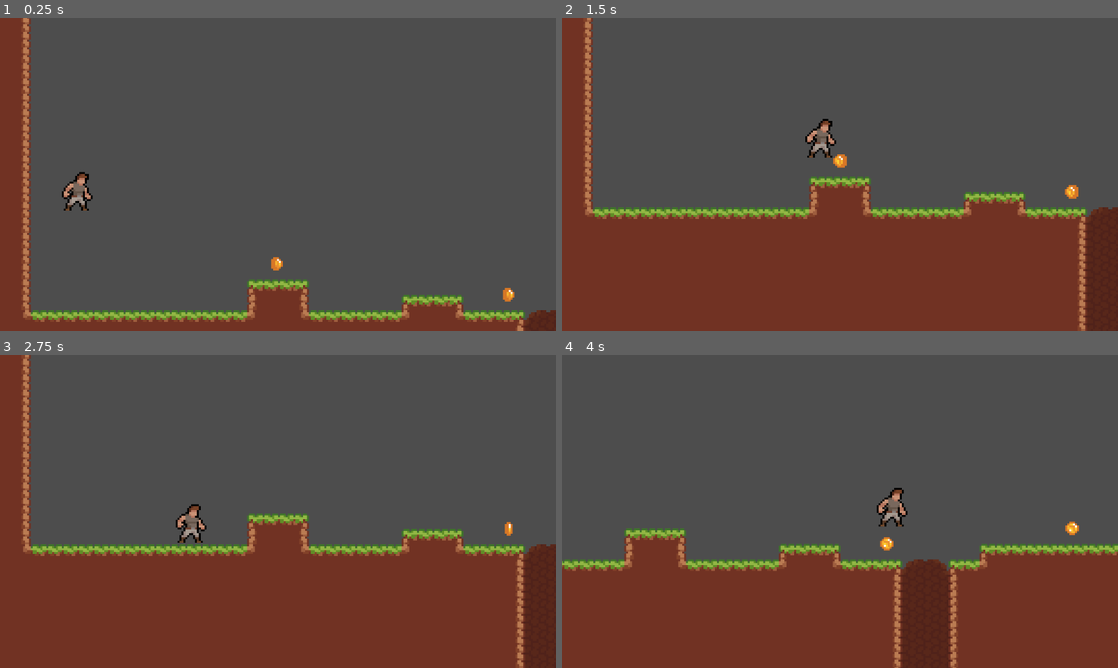
Above: before the commit, frames 1-4 (two rows, left to right).
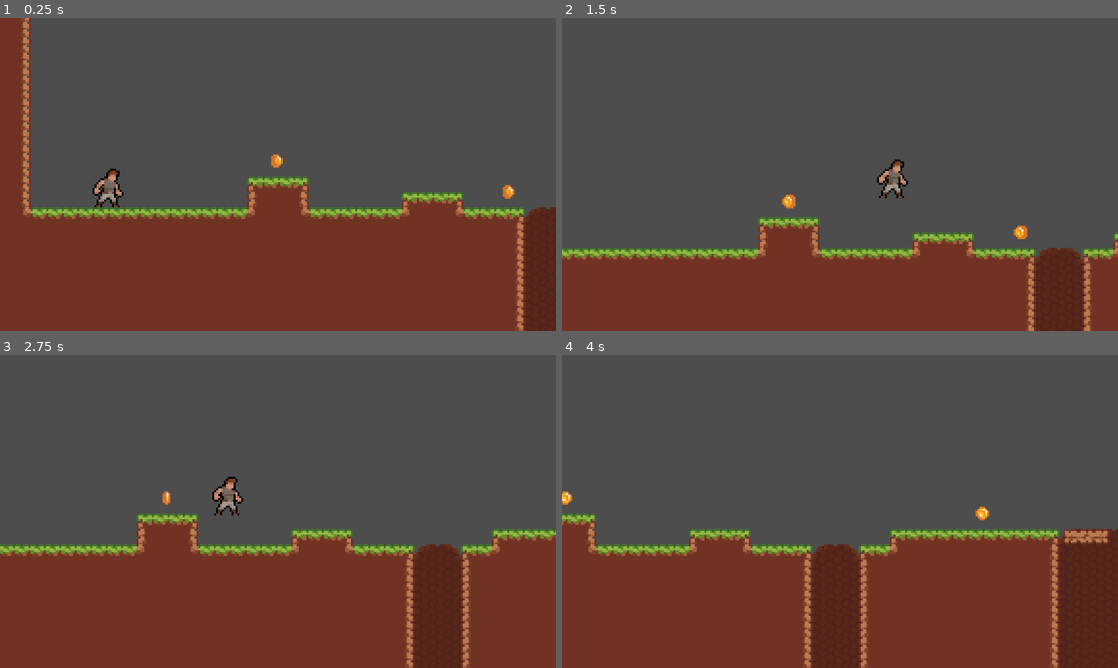
Above: after the commit, the same moments.

Repository: AashaStudios/ProjectRun
Game: Godot game, scene res://scenes/game.tscn
Same seed, same stepped clock (60 frames per second), same inputs: the game is played once before the commit and once after it.
Inputs:
- Up to frame 1 (0.25 s): no input
- Up to frame 2 (1.5 s): hold Space (jump) 0.53-1.28 s; hold Right (right) from 0.53 s (still down); tap Space (jump) at 1.35 s
- Up to frame 3 (2.75 s): tap Space (jump) at 1.52, 1.82 s; release Right (right) at 2.03 s; hold Left (left) from 2.03 s (still down); hold Space (jump) from 2.03 s (still down)
- Up to frame 4 (4 s): release Left (left) at 2.78 s; release Space (jump) at 2.78 s; hold Right (right) from 2.78 s (still down); tap Space (jump) at 2.85, 3.02, 3.32 s; hold Space (jump) from 3.53 s (still down)

The runs differ from the first frame. In frame 1, 36% of the frame differs, in the area x 4-100%, y 0-100%; in frame 2, 24%; in frame 3, 16%; in frame 4, 21%.

Commit message:
Game Fix #1 is Done!

Diff:
--- a/scenes/game.tscn
+++ b/scenes/game.tscn
@@ -7,23 +7,6 @@
 [ext_resource type="PackedScene" uid="uid://ck0dcfwu3s0te" path="res://scenes/coin.tscn" id="5_u5sy4"]
 [ext_resource type="PackedScene" uid="uid://dv3mmfopjff0e" path="res://scenes/gem.tscn" id="6_gee14"]
 [ext_resource type="PackedScene" uid="uid://b7ypjsywhnjqg" path="res://scenes/killzone.tscn" id="6_p57ef"]
-
-[sub_resource type="Animation" id="Animation_iywne"]
-resource_name = "move"
-length = 1.75
-loop_mode = 2
-tracks/0/type = "value"
-tracks/0/imported = false
-tracks/0/enabled = true
-tracks/0/path = NodePath(".:position")
-tracks/0/interp = 1
-tracks/0/loop_wrap = true
-tracks/0/keys = {
-"times": PackedFloat32Array(0, 1.75),
-"transitions": PackedFloat32Array(1, 1),
-"update": 0,
-"values": [Vector2(396, 188), Vector2(500, 188)]
-}
 
 [sub_resource type="Animation" id="Animation_p57ef"]
 length = 0.001
@@ -38,6 +21,23 @@
 "transitions": PackedFloat32Array(1),
 "update": 0,
 "values": [Vector2(397, 188)]
+}
+
+[sub_resource type="Animation" id="Animation_iywne"]
+resource_name = "move"
+length = 2.0
+loop_mode = 2
+tracks/0/type = "value"
+tracks/0/imported = false
+tracks/0/enabled = true
+tracks/0/path = NodePath(".:position")
+tracks/0/interp = 1
+tracks/0/loop_wrap = true
+tracks/0/keys = {
+"times": PackedFloat32Array(0, 2),
+"transitions": PackedFloat32Array(1, 1),
+"update": 0,
+"values": [Vector2(396, 188), Vector2(500, 188)]
 }
 
 [sub_resource type="AnimationLibrary" id="AnimationLibrary_u5sy4"]
@@ -62,7 +62,7 @@
 
 [node name="Player" parent="." instance=ExtResource("1_uwrxv")]
 z_index = 5
-position = Vector2(24, 112)
+position = Vector2(40, 176)
 
 [node name="Camera2D" type="Camera2D" parent="Player"]
 zoom = Vector2(4, 4)
--- a/scenes/killzone.tscn
+++ b/scenes/killzone.tscn
@@ -7,6 +7,7 @@
 script = ExtResource("1_xlapc")
 
 [node name="Timer" type="Timer" parent="."]
+wait_time = 0.5
 one_shot = true
 
 [connection signal="body_entered" from="." to="." method="_on_body_entered"]
--- a/scenes/player.gd
+++ b/scenes/player.gd
@@ -11,7 +11,7 @@
         velocity += get_gravity() * delta
 
     # Handle jump.
-    if Input.is_action_just_pressed("jump") and is_on_floor():
+    if Input.is_action_pressed("jump") and is_on_floor():
         velocity.y = JUMP_VELOCITY
 
     # Get the input direction and handle the movement/deceleration.
--- a/scenes/player.tscn
+++ b/scenes/player.tscn
@@ -47,7 +47,7 @@
 }]
 
 [sub_resource type="CapsuleShape2D" id="CapsuleShape2D_smehm"]
-radius = 4.0
+radius = 6.0
 height = 16.0
 
 [node name="Player" type="CharacterBody2D"]
--- a/scenes/slime.gd
+++ b/scenes/slime.gd
@@ -5,6 +5,7 @@
 var direction: int = 1
 
 
+@onready var sprite: AnimatedSprite2D = $AnimatedSprite2D
 @onready var ray_cast_right: RayCast2D = $RayCastRight
 @onready var ray_cast_left: RayCast2D = $RayCastLeft
 
@@ -12,7 +13,10 @@
 func _process(delta: float) -> void:
     if ray_cast_left.is_colliding():
         direction = 1
+        sprite.flip_h = false
+
     if ray_cast_right.is_colliding():
         direction = -1
+        sprite.flip_h = true
 
     position.x += direction * SPEED * delta
